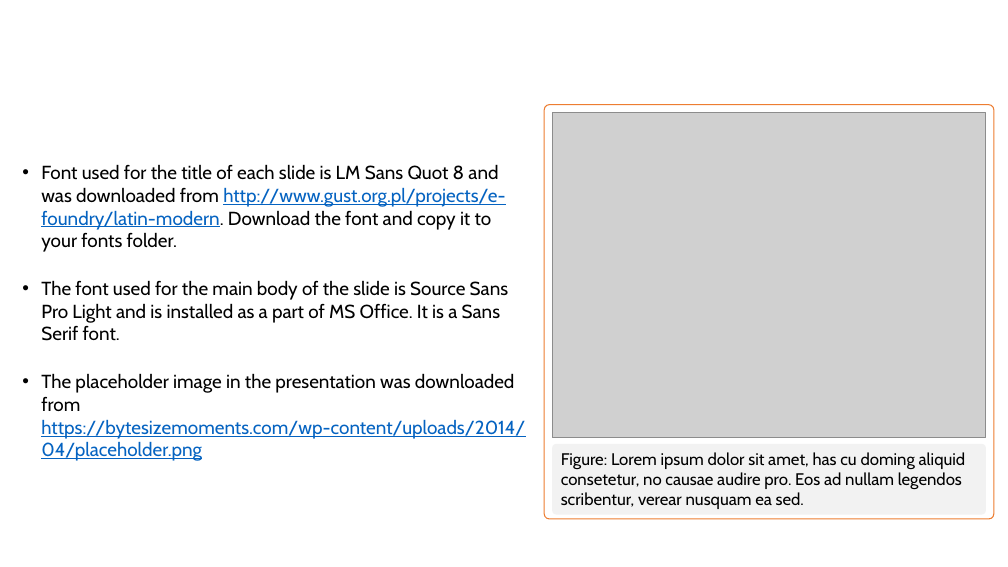
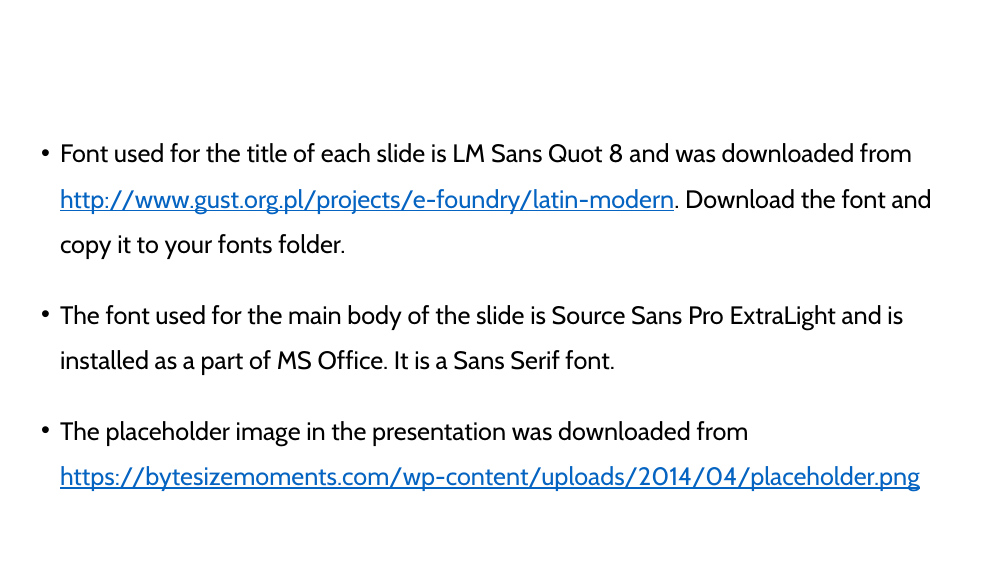
Before and after one commit to nairvinayv/random_scripts, a slide deck: slide 4 of MasterTemplate.pptx. Drawn at 1008x567 pixels with LibreOffice and Linux fonts; fonts in the diff are those of the drawing; grey boxes stand for pictures; background and template pictures are left out. Boxes give left, top, right and bottom in pixels: in the first picture for what was removed or moved away, otherwise in the second. Text is boxed around its words. In the diff, an @@ line names an element or a change of style, - is before the commit and + after.

```diff
--- a/MasterTemplate.pptx
+++ b/MasterTemplate.pptx
@@ text "Font used for the title ...": place and size @@
-text "Font used for the title ..." at <box>41,164,525,461</box>
+text "Font used for the title ..." at <box>60,143,932,491</box>
@@ rounded rectangle removed at <box>544,104,994,519</box> @@
@@ picture removed at <box>552,113,986,438</box> @@
@@ text at <box>60,143,932,491</box>: size 18 to 24 pt in "Font used for the title of each ...", "The placeholder image in the presentation was ..."; line spacing 1 to 1.5 @@
@@ text at <box>60,305,903,375</box>: text changed; size 18 to 24 pt @@
-• The font used for the main body of the slide is Source Sans Pro Light and is installed as a part of MS Office. It is a Sans Serif font.
+• The font used for the main body of the slide is Source Sans Pro ExtraLight and is installed as a part of MS Office. It is a Sans Serif font.
@@ rounded rectangle removed at <box>552,444,986,515</box> @@
-Figure: Lorem ipsum dolor sit amet, has cu doming aliquid consetetur, no causae audire pro. Eos ad nullam legendos scribentur, verear nusquam ea sed.
```
Also in this commit, not shown: 3 other slides changed.
